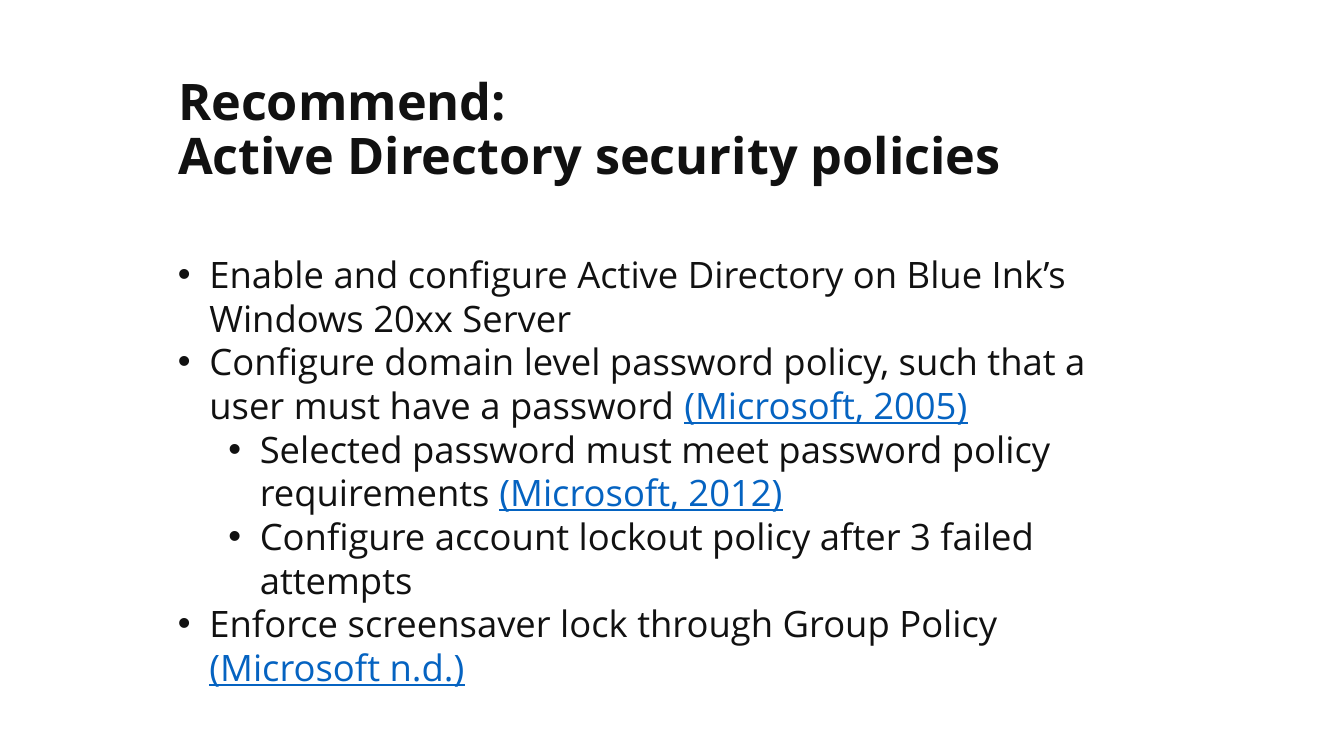
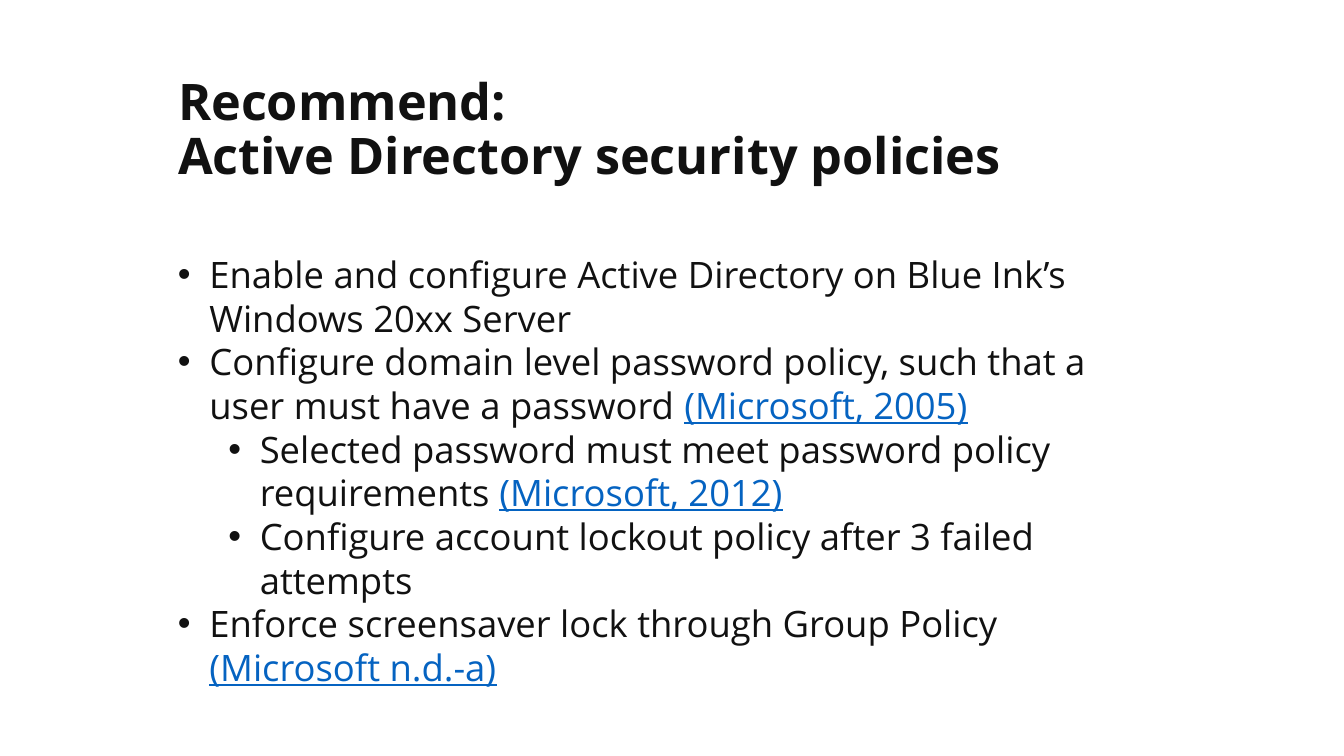
Before and after one commit to martymcflywa/ecu, a slide deck: slide 15 of year_1/sem_2/CSI1101_computer_security/0b_assignment_2_[22MAY15_0900]/dev/CSI1101_PONCE_A2_v02.pptx. Drawn at 1344x756 pixels with LibreOffice and Linux fonts; fonts in the diff are those of the drawing. Boxes give left, top, right and bottom in pixels: in the first picture for what was removed or moved away, otherwise in the second. Text is boxed around its words. In the diff, an @@ line names an element or a change of style, - is before the commit and + after.

```diff
--- a/year_1/sem_2/CSI1101_computer_security/0b_assignment_2_[22MAY15_0900]/dev/CSI1101_PONCE_A2_v02.pptx
+++ b/year_1/sem_2/CSI1101_computer_security/0b_assignment_2_[22MAY15_0900]/dev/CSI1101_PONCE_A2_v02.pptx
@@ text at <box>209,609,997,687</box>: text changed @@
-• Enforce screensaver lock through Group Policy (Microsoft n.d.)
+• Enforce screensaver lock through Group Policy (Microsoft n.d.-a)
```
Also in this commit, not shown: 8 other slides changed, 1 other file.
